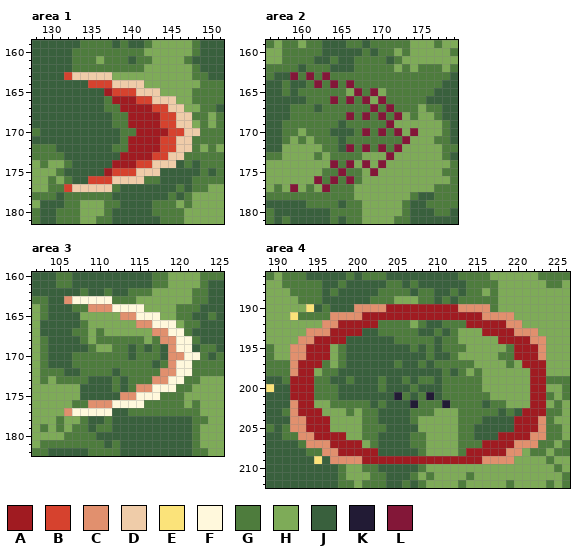
Pixel-art file: art/mockup/attack/attack_motion.aseprite. Above, as it was before the edit.
448x348 pixels, 1 frame. Shown: area 1: x 128..151, y 159..181; area 2: x 156..179, y 159..181; area 3: x 102..125, y 160..182; area 4: x 189..226, y 186..212. The commit also changed other parts of the picture, which this record leaves out.
Palette (. is transparent): A #a01b21  B #d6422e  C #e1906e  D #efcca9  E #fbe37a  F #fff8dc  G #4e7c3d  H #7eab58  J #39603d  K #221b35  L #831738
The same view after the edit:
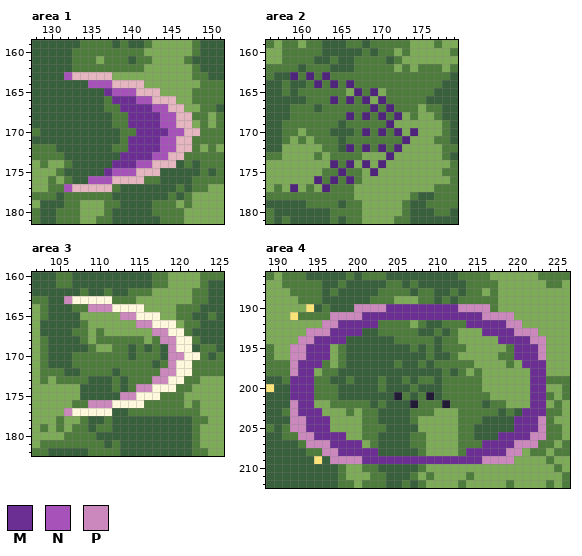
Colours new in this view: M #6b2f93  N #a652b9  P #cb88bd
Change:
colour D: #efcca9 -> #e4b6bf
colour L: #831738 -> #4f247b
Area 1, layer "things":
y 163: x 132 B -> N
y 164: x 135..137 BBB -> NNN
y 165: x 137..140 ABBB -> MNNN
y 166: x 138..142 AAABB -> MMMNN
y 167: x 139..144 AAAABB -> MMMMNN
y 168..169: x 140..145 AAAABB -> MMMMNN
y 170: x 141..146 AAAABB -> MMMMNN
y 171..172: x 140..145 AAAABB -> MMMMNN
y 173: x 139..144 AAAABB -> MMMMNN
y 174: x 138..142 AAABB -> MMMNN
y 175: x 137..140 ABBB -> MNNN
y 176: x 135..137 BBB -> NNN
y 177: x 132 B -> N
Area 3, layer "things":
y 163: x 106 C -> P
y 164: x 109..111 CCC -> PPP
y 165: x 113..114 CC -> PP
y 166: x 115..116 CC -> PP
y 167: x 117..118 CC -> PP
y 168: x 118..119 CC -> PP
y 169: x 119 C -> P
y 170: x 119..120 CC -> PP
y 171: x 119 C -> P
y 172: x 118..119 CC -> PP
y 173: x 117..118 CC -> PP
y 174: x 115..116 CC -> PP
y 175: x 113..114 CC -> PP
y 176: x 109..111 CCC -> PPP
y 177: x 106 C -> P
Area 4, layer "things":
y 190: x 200..216 CCCCAAAAAAAAACCCC -> PPPPMMMMMMMMMPPPP
y 191: x 197..219 CCCCAAAAAAAAAAAAAAACCCC -> PPPPMMMMMMMMMMMMMMMPPPP
y 192: x 196..202 CCAAAAA -> PPMMMMM; x 214..220 AAAAACC -> MMMMMPP
y 193: x 194..200 CCCAAAA -> PPPMMMM; x 216..222 AAAACCC -> MMMMPPP
y 194: x 193..198 CCAAAA -> PPMMMM; x 218..223 AAAACC -> MMMMPP
y 195..196: x 192..196 CCAAA -> PPMMM; x 220..223 AAAC -> MMMP
y 197: x 192..195 CAAA -> PMMM; x 221..223 AAA -> MMM
y 198: x 192..194 CAA -> PMM; x 222..223 AA -> MM
y 199..201: x 192..194 AAA -> MMM; x 222..223 AA -> MM
y 202: x 192..194 CAA -> PMM; x 222..223 AA -> MM
y 203: x 192..195 CAAA -> PMMM; x 221..223 AAA -> MMM
y 204..205: x 192..196 CCAAA -> PPMMM; x 220..223 AAAC -> MMMP
y 206: x 193..198 CCAAAA -> PPMMMM; x 218..223 AAAACC -> MMMMPP
y 207: x 194..200 CCCAAAA -> PPPMMMM; x 216..222 AAAACCC -> MMMMPPP
y 208: x 196..202 CCAAAAA -> PPMMMMM; x 214..220 AAAAACC -> MMMMMPP
y 209: x 197..219 CCCCAAAAAAAAAAAAAAACCCC -> PPPPMMMMMMMMMMMMMMMPPPP
Boxes around the changes in both pictures, in picture pixels (x1, y1, x2, y2):
changed: (64, 72, 200, 192)
changed: (290, 72, 418, 192)
changed: (64, 296, 184, 416)
changed: (290, 304, 546, 464)
